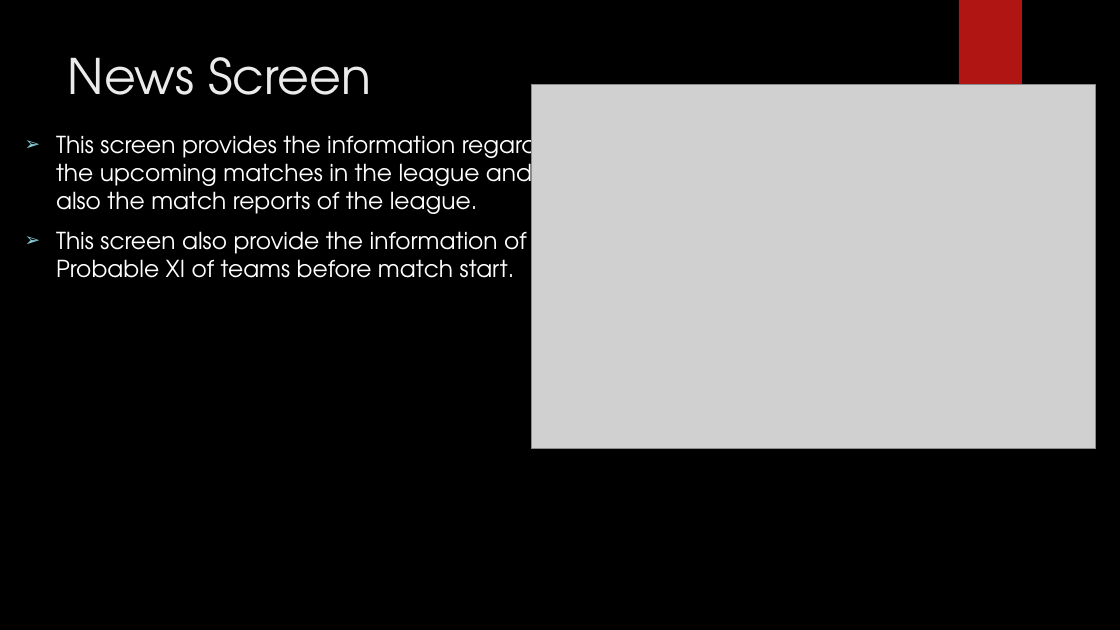
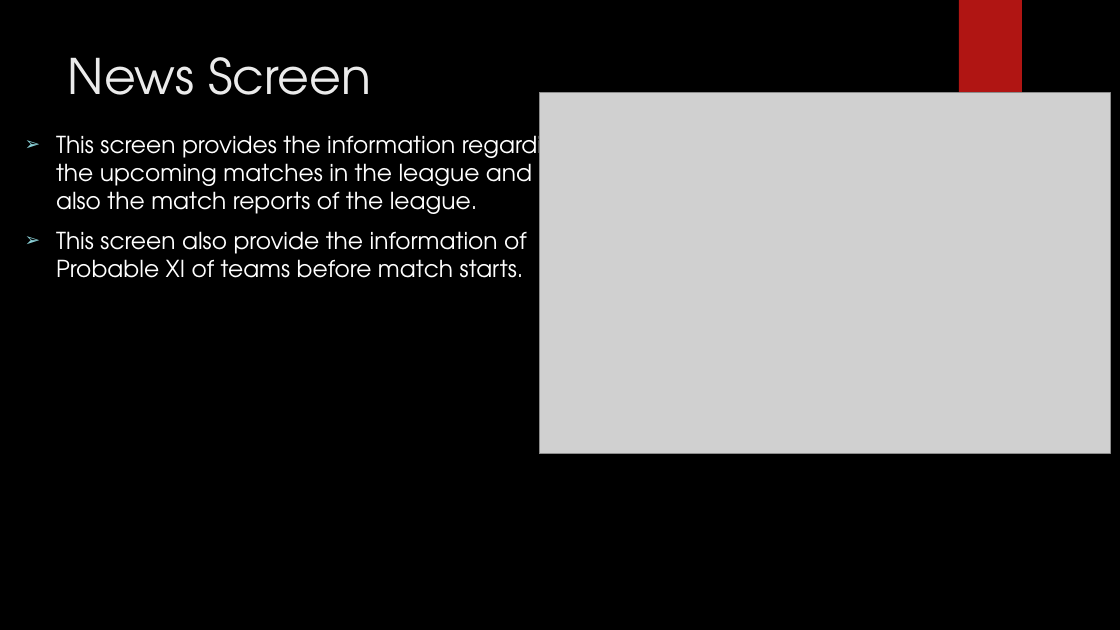
Before and after one commit to harshithreddypeddolla/Assignment-Cricketleague, a slide deck: slide 8 of Cricket League and Teams.pptx (slide 7 before the commit). Drawn at 1120x630 pixels with LibreOffice and Linux fonts; fonts in the diff are those of the drawing; grey boxes stand for pictures; background and template pictures are left out. Boxes give left, top, right and bottom in pixels: in the first picture for what was removed or moved away, otherwise in the second. Text is boxed around its words. In the diff, an @@ line names an element or a change of style, - is before the commit and + after.

```diff
--- a/Cricket League and Teams.pptx
+++ b/Cricket League and Teams.pptx
@@ picture: place and size @@
-picture at box(532, 84, 1096, 449)
+picture at box(539, 92, 1111, 454)
@@ text at box(56, 231, 527, 278): text changed @@
-➢ This screen also provide the information of Probable XI of teams before match start.
+➢ This screen also provide the information of Probable XI of teams before match starts.
```
Also in this commit, not shown: 4 other slides changed, 3 slides added.
